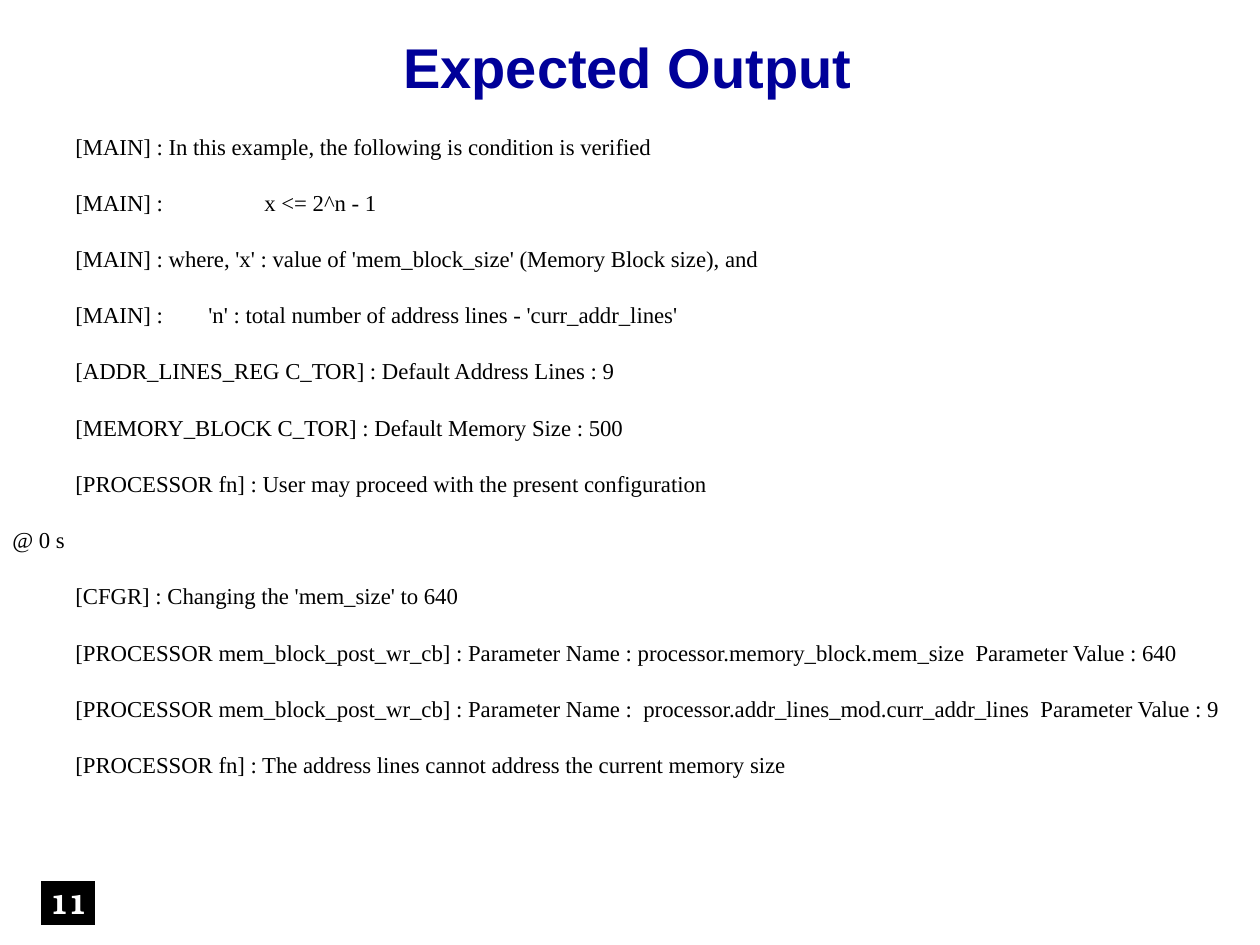
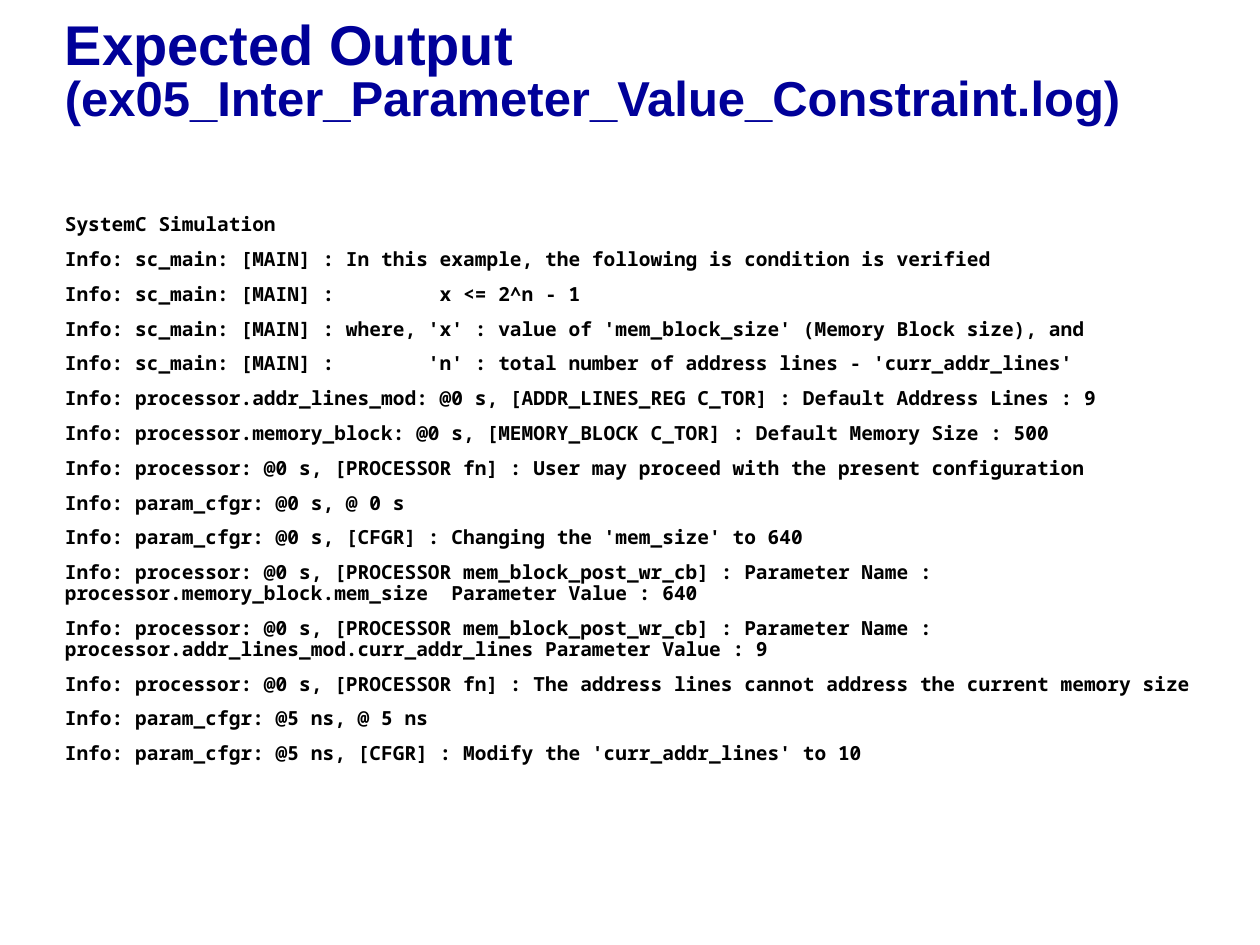
Before and after one commit to accellera-official/cci, a slide deck: slide 10 of examples/ex15_Inter_Parameter_Value_Constraints/docs/ex15_Inter_Parameter_Value_Constraints.ppt (slide 11 before the commit). Drawn at 1260x945 pixels with LibreOffice and Linux fonts; fonts in the diff are those of the drawing; background and template pictures are left out. Boxes give left, top, right and bottom in pixels: in the first picture for what was removed or moved away, otherwise in the second. Text is boxed around its words. In the diff, an @@ line names an element or a change of style, - is before the commit and + after.

Commit message:
update example sldes

```diff
--- a/examples/ex15_Inter_Parameter_Value_Constraints/docs/ex15_Inter_Parameter_Value_Constraints.ppt
+++ b/examples/ex15_Inter_Parameter_Value_Constraints/docs/ex15_Inter_Parameter_Value_Constraints.ppt
@@ title added at bbox=[65, 24, 1120, 127], 28 pt, text #000099, bold @@
+Expected Output (ex05_Inter_Parameter_Value_Constraint.log)
@@ free removed at bbox=[181, 37, 1074, 106] @@
-Expected Output
@@ text "SystemC Simulation": place and size @@
-text "SystemC Simulation" at bbox=[0, 126, 1250, 809]
+text "SystemC Simulation" at bbox=[65, 216, 1190, 765]
@@ text at bbox=[65, 216, 1190, 765]: text changed; size 13 to 11.1 pt; font Times New Roman to Noto Sans Mono; bold on @@
-[MAIN] : In this example, the following is condition is verified
-[MAIN] : x <= 2^n - 1
-[MAIN] : where, 'x' : value of 'mem_block_size' (Memory Block size), and
-[MAIN] : 'n' : total number of address lines - 'curr_addr_lines'
-[ADDR_LINES_REG C_TOR] : Default Address Lines : 9
-[MEMORY_BLOCK C_TOR] : Default Memory Size : 500
-[PROCESSOR fn] : User may proceed with the present configuration
-@ 0 s
-[CFGR] : Changing the 'mem_size' to 640
-[PROCESSOR mem_block_post_wr_cb] : Parameter Name : processor.memory_block.mem_size Parameter Value : 640
-[PROCESSOR mem_block_post_wr_cb] : Parameter Name : processor.addr_lines_mod.curr_addr_lines Parameter Value : 9
-[PROCESSOR fn] : The address lines cannot address the current memory size
+SystemC Simulation
+Info: sc_main: [MAIN] : In this example, the following is condition is verified
+Info: sc_main: [MAIN] : x <= 2^n - 1
+Info: sc_main: [MAIN] : where, 'x' : value of 'mem_block_size' (Memory Block size), and
+Info: sc_main: [MAIN] : 'n' : total number of address lines - 'curr_addr_lines'
+Info: processor.addr_lines_mod: @0 s, [ADDR_LINES_REG C_TOR] : Default Address Lines : 9
+Info: processor.memory_block: @0 s, [MEMORY_BLOCK C_TOR] : Default Memory Size : 500
+Info: processor: @0 s, [PROCESSOR fn] : User may proceed with the present configuration
+Info: param_cfgr: @0 s, @ 0 s
+Info: param_cfgr: @0 s, [CFGR] : Changing the 'mem_size' to 640
+Info: processor: @0 s, [PROCESSOR mem_block_post_wr_cb] : Parameter Name : processor.memory_block.mem_size Parameter Value : 640
+Info: processor: @0 s, [PROCESSOR mem_block_post_wr_cb] : Parameter Name : processor.addr_lines_mod.curr_addr_lines Parameter Value : 9
+Info: processor: @0 s, [PROCESSOR fn] : The address lines cannot address the current memory size
+Info: param_cfgr: @5 ns, @ 5 ns
+Info: param_cfgr: @5 ns, [CFGR] : Modify the 'curr_addr_lines' to 10
@@ rectangle removed at bbox=[42, 882, 94, 924] @@
-11
```
Also in this commit, not shown: 10 other slides changed, 2 slides removed, 10 other files.
